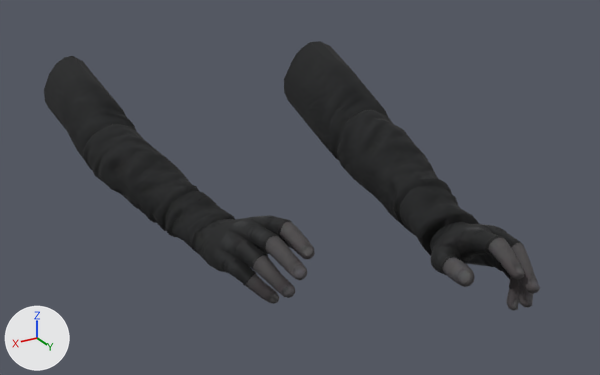
The glTF model public/assets/original/models/operators/pass65-first-person-arms-lod1.glb as it was, and as the next commit left it.
One viewpoint serves both versions: a camera (50 mm lens) standing at (0.646, 1.775, 0.003) and looking at (-0.009, 0.684, -0.543). The lights are fixed; the arrows at lower left show +X, +Y and +Z. The older version comes first. Vertices at exactly the same position are counted once.

The first picture shows 'Pass65_Arms_Batch_Glove', 'Pass65_Arms_Batch_Skin', 'Pass65_Arms_Batch_Sleeve', 'Pass65_Arms_Batch_WristAccent'.
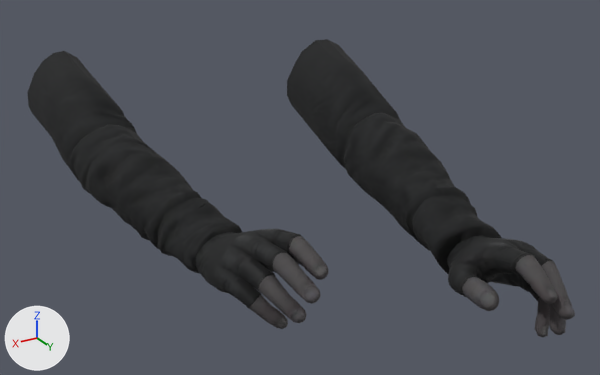
Where the change shows, as pixel boxes [x1, y1, x2, y2] in the pictures (600 x 375 px; the box of a moved part takes in the faces that stretch with it):
'Pass65_Arms_Batch_Sleeve', reshaped, rescaled (9% wider, 11% taller)
    before: [44, 41, 452, 237]
    after: [27, 39, 470, 256]
'Pass65_Arms_Batch_Glove', rescaled (7% wider, 12% taller)
    before: [190, 215, 524, 286]
    after: [196, 229, 555, 309]
'Pass65_Arms_Batch_Skin', reshaped, rescaled (10% wider, 13% taller)
    before: [245, 222, 540, 311]
    after: [249, 236, 575, 337]
'Pass65_Arms_Batch_WristAccent', rescaled (10% wider, 13% taller)
    before: [170, 190, 479, 256]
    after: [163, 199, 502, 274]
part 1 of me_armmesh_mat_0, rebuilt (9% wider, 8% taller)
    before: [284, 41, 452, 236]
    after: [287, 39, 470, 250]
part 2 of me_armmesh_mat_0, rebuilt (11% wider, 13% taller)
    before: [44, 56, 210, 237]
    after: [27, 51, 211, 256]
part 3 of me_armmesh_mat_0_005, moved or reshaped
    before: [266, 236, 307, 280]
    after: [273, 253, 320, 304]
part 4 of me_armmesh_mat_0_005, moved or reshaped
    before: [280, 222, 315, 259]
    after: [289, 236, 328, 280]
part 5 of me_armmesh_mat_0_005, moved or reshaped
    before: [442, 257, 475, 287]
    after: [462, 277, 499, 311]
part 6 of me_armmesh_mat_0_005, moved or reshaped
    before: [511, 243, 540, 294]
    after: [541, 261, 575, 320]
part 7 of me_armmesh_mat_0_005, moved or reshaped
    before: [488, 237, 525, 279]
    after: [515, 255, 558, 304]
part 8 of me_armmesh_mat_0_005, moved or reshaped
    before: [506, 276, 519, 311]
    after: [535, 298, 550, 337]
part 9 of me_armmesh_mat_0_005, rebuilt (14% wider, 13% taller)
    before: [245, 274, 279, 304]
    after: [249, 295, 288, 329]
part 10 of me_armmesh_mat_0_005, moved or reshaped
    before: [253, 255, 295, 298]
    after: [258, 275, 306, 323]
part 11 of me_armmesh_mat_0_005, moved or reshaped
    before: [517, 279, 533, 308]
    after: [548, 303, 566, 335]

Edits to the bpy script that builds the scene:
```text
Change me_armmesh_mat_0:
    used by ob_pass65_arms_batch_sleeve; location = (0.0, 0.4, -0.37); rotation_euler = (0.0, 0.0, 3.142), in degrees (0, 0, 180); scale = (0.012, 0.012, 0.012)
    remove me_armmesh_mat_0.from_pydata(...)  # 646 vertices, 1275 faces; spans x -22.9..24.2, y -41.7..17.9, z -21.0..-1.0
    add me_armmesh_mat_0.from_pydata(...)  # 647 vertices, 1275 faces; spans x -23.7..24.5, y -41.7..18.0, z -21.2..-0.7
    me_armmesh_mat_0 part 1: the loose piece of 345 vertices spanning x 9.4..24.2, y -41.7..2.2, z -21.0..-1.0 is rebuilt with 340 vertices and now spans x 9.2..24.5, y -41.7..2.2, z -21.2..-0.7
    me_armmesh_mat_0 part 2: the loose piece of 301 vertices spanning x -22.9..-10.8, y -24.9..17.9, z -19.7..-2.3 is rebuilt with 307 vertices and now spans x -23.7..-10.2, y -24.9..18.0, z -20.3..-1.4
Change me_armmesh_mat_0_005:
    used by ob_pass65_arms_batch_skin; location = (0.0, 0.4, -0.37); rotation_euler = (0.0, 0.0, 3.142), in degrees (0, 0, 180); scale = (0.012, 0.012, 0.012)
    remove me_armmesh_mat_0_005.from_pydata(...)  # 1026 vertices, 1890 faces; spans x -14.7..14.7, y -59.0..-33.1, z -21.4..-11.5
    add me_armmesh_mat_0_005.from_pydata(...)  # 1027 vertices, 1890 faces; spans x -14.8..14.8, y -59.7..-33.4, z -21.6..-11.3
    me_armmesh_mat_0_005 part 3: the loose piece of 107 vertices spanning x -12.7..-9.5, y -43.0..-37.8, z -16.7..-12.5 is scaled about its middle by 1.04, then moved by (0.1, -0.6, 0.1)
    me_armmesh_mat_0_005 part 4: the loose piece of 107 vertices spanning x -10.4..-7.9, y -42.0..-37.0, z -14.9..-11.5 is moved by (0.2, -0.6, 0.2)
    me_armmesh_mat_0_005 part 5: the loose piece of 95 vertices spanning x 4.9..7.4, y -53.3..-49.1, z -17.5..-15.1 is moved by (-0.3, -0.4, 0.0)
    me_armmesh_mat_0_005 part 6: the loose piece of 107 vertices spanning x 9.5..12.7, y -59.0..-53.8, z -16.7..-12.5 is scaled about its middle by 1.04, then moved by (-0.1, -0.6, 0.1)
    me_armmesh_mat_0_005 part 7: the loose piece of 107 vertices spanning x 7.9..10.4, y -58.0..-53.0, z -14.9..-11.5 is moved by (-0.2, -0.6, 0.2)
    me_armmesh_mat_0_005 part 8: the loose piece of 104 vertices spanning x 11.1..14.7, y -55.1..-52.0, z -21.4..-17.6 is moved by (0.0, -0.5, -0.1)
    me_armmesh_mat_0_005 part 9: the loose piece of 104 vertices spanning x -14.7..-11.1, y -39.1..-36.0, z -21.4..-17.6 is rebuilt with 105 vertices and now spans x -14.8..-11.0, y -39.6..-36.4, z -21.6..-17.6
    me_armmesh_mat_0_005 part 10: 98 vertices removed from x -14.2..-10.3, y -41.7..-37.2, z -19.5..-14.8; 98 vertices added at x -14.2..-10.2, y -42.3..-37.7, z -19.5..-14.7
    me_armmesh_mat_0_005 part 11: 98 vertices removed from x 10.3..14.2, y -57.7..-53.2, z -19.5..-14.8; 98 vertices added at x 10.2..14.2, y -58.3..-53.7, z -19.5..-14.7
    other edits to the shape of me_armmesh_mat_0_005 do not show in these pictures
Change ob_pass65_arms_batch_sleeve:
    ob_pass65_arms_batch_sleeve.scale: (0.012, 0.012, 0.012) -> (0.0128, 0.0128, 0.0128)
Change ob_pass65_arms_batch_glove:
    ob_pass65_arms_batch_glove.scale: (0.012, 0.012, 0.012) -> (0.0128, 0.0128, 0.0128)
Change ob_pass65_arms_batch_skin:
    ob_pass65_arms_batch_skin.scale: (0.012, 0.012, 0.012) -> (0.0128, 0.0128, 0.0128)
Change ob_pass65_arms_batch_wristaccent:
    ob_pass65_arms_batch_wristaccent.scale: (0.012, 0.012, 0.012) -> (0.0128, 0.0128, 0.0128)
```
